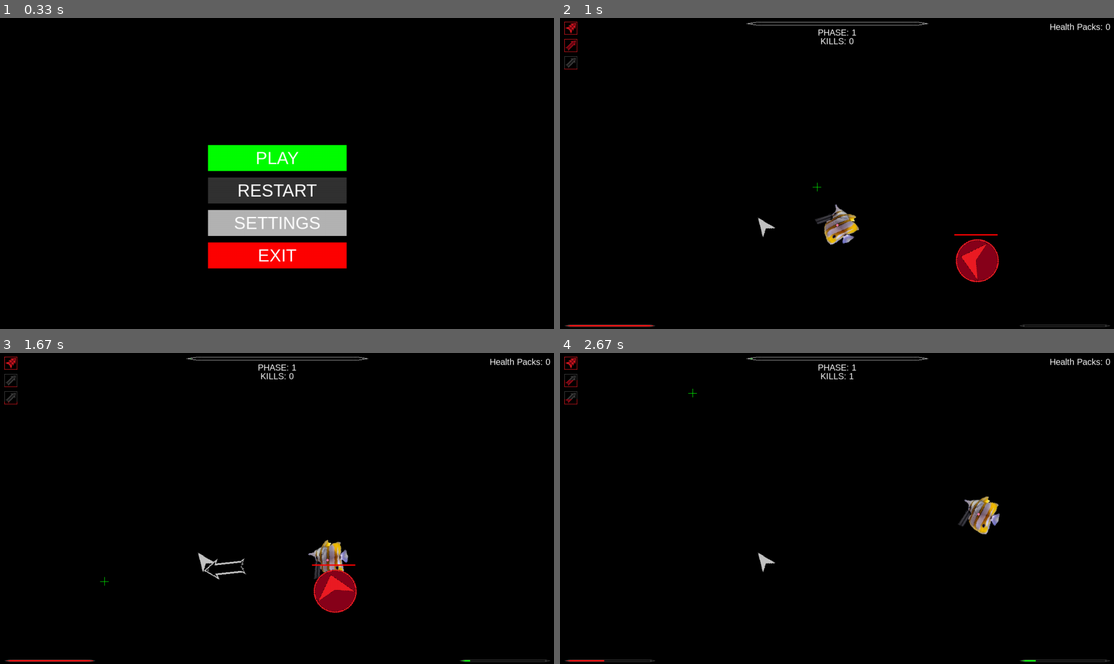
Above: before the commit, frames 1-4 (two rows, left to right).
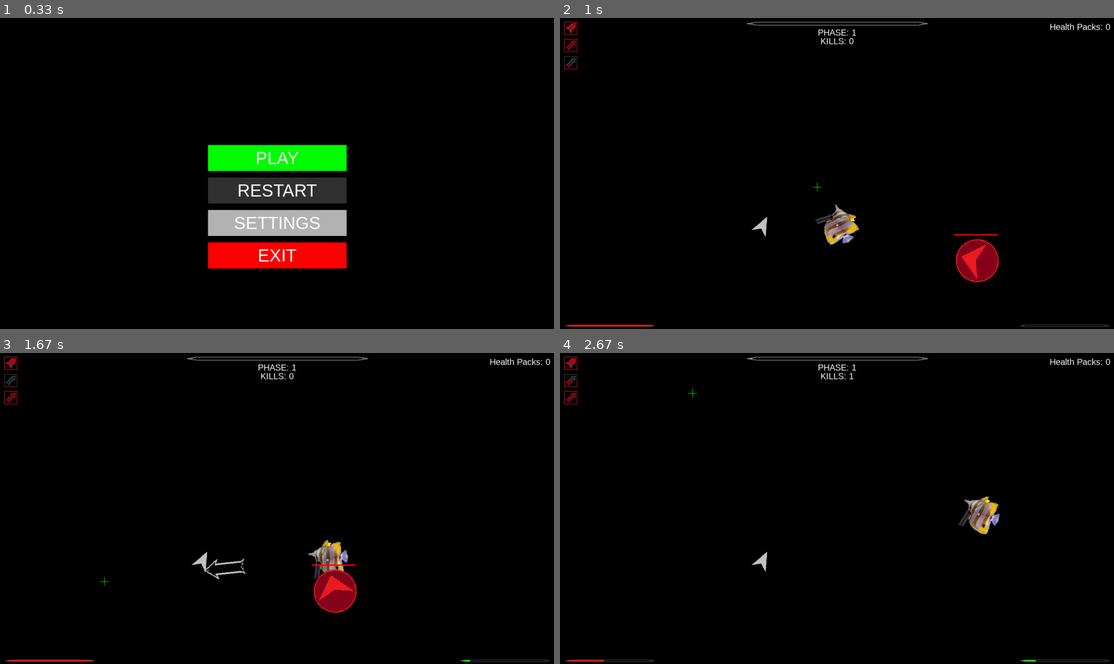
Above: after the commit, the same moments.

Repository: Jacob1Carter/BulletHellPygame
Game: pygame game, started from main.py
Same seed, same stepped clock (60 frames per second), same inputs: the game is played once before the commit and once after it.
Inputs (mouse positions are in pixels of both pictures, inside the frame that each line leads up to):
- Up to frame 1 (0.33 s): no input
- Up to frame 2 (1 s): click (814, 185) at 0.38 s; tap Q at 0.67 s
- Up to frame 3 (1.67 s): click (105, 461) at 1.05 s; hold D from 1.33 s (still down); click (105, 580) at 1.42 s; tap E at 1.48 s
- Up to frame 4 (2.67 s): release D at 1.8 s; hold W 1.83-2.13 s; click (1041, 617) at 1.92 s; hold D 2.17-2.63 s; click (692, 393) at 2.25 s

Frame 1 is identical in both runs. In frame 2, less than 0.1% of the frame differs, in the area x 0-50%, y 15-71%; in frame 3, 0.1%, in the area x 0-58%, y 12-71%; in frame 4, 0.1%.

Commit message:
More slash improvements

Diff:
--- a/entities.py
+++ b/entities.py
@@ -190,7 +190,7 @@
         self.r_cooldown_f = -1
         self.r_active_cooldown = self.r_cooldown
         self.slash_ico_i = -1
-        self.slash_cooldown = 5 * main.FPS
+        self.slash_cooldown = 1 * main.FPS  #   5
         self.slash_cooldown_f = -1
         self.slash_active_cooldown = self.slash_cooldown
         self.bullet_img = main.pygame.transform.scale(
@@ -298,6 +298,8 @@
 
         self.rect.center = (int(self.x), int(self.y))
 
+        self.angle = -330
+
         self.vel = 5 / main.FPS
         self.arc = 120
         self.cast_time = 30 * main.FPS
--- a/main.py
+++ b/main.py
@@ -51,7 +51,8 @@
 
         #   Face player
 
-        enemies[enemy].angle = (360 - math.atan2(player.y - enemies[enemy].y, player.x - enemies[enemy].x) * 180 / math.pi) - 90
+        enemies[enemy].angle = (360 - math.atan2(player.y - enemies[enemy].y,
+                                                 player.x - enemies[enemy].x) * 180 / math.pi) - 90
         rot_image = pygame.transform.rotate(enemies[enemy].img, enemies[enemy].angle)
         enemies[enemy].rect = rot_image.get_rect(center=(enemies[enemy].x, enemies[enemy].y))
 
@@ -256,7 +257,7 @@
 def handle_slashes(slashes, player):
     #   rotate and move
     for slash in slashes:
-        print(slash.angle)
+        #   print(slash.angle)
 
         pass
 
@@ -268,10 +269,9 @@
 
         """
 
-        rotation_angle = -math.degrees(slash.angle) + 180
+        rotation_angle = slash.angle  # -math.degrees(slash.angle) + 180
         slash.rotated_img = pygame.transform.rotate(slash.img, rotation_angle)
         slash.rect = slash.rotated_img.get_rect(center=(slash.x, slash.y))
-
 
 
 def handle_rockets(rockets, player, enemies, bullets):
@@ -349,9 +349,6 @@
             health_packs,
             reticule, phase, runtime, ui):
     WIN.fill(COLOURS["black"])
-
-    #   Show health packs
-
     for pack in health_packs:
         WIN.blit(pack.img, pack.rect)
 
@@ -398,7 +395,8 @@
     pygame.display.update()
 
 
-def display_ui(player, enemies, dashes, r_icos, slash_icos, attribute_bar_ico, progress_bar_ico, reticule, phase, runtime):
+def display_ui(player, enemies, dashes, r_icos, slash_icos, attribute_bar_ico, progress_bar_ico, reticule, phase,
+               runtime):
     for enemy in enemies:
         pygame.draw.rect(WIN, COLOURS["red"], pygame.Rect(
             (enemies[enemy].x - (enemies[enemy].width / 2)),
@@ -454,7 +452,8 @@
     kill_text = FONT3.render("KILLS: {}".format(player.kills), True, COLOURS["white"])
     WIN.blit(kill_text, (((WIDTH / 2) - (kill_text.get_width() / 2)), (20 + kill_text.get_height())))
 
-    healthpack_text = FONT3.render("Health Packs: {}".format(len(player.collected_health_packs)), True, COLOURS["white"])
+    healthpack_text = FONT3.render("Health Packs: {}".format(len(player.collected_health_packs)), True,
+                                   COLOURS["white"])
     WIN.blit(healthpack_text, (WIDTH - healthpack_text.get_width() - 10, 0 + 10))
 
     pygame.draw.rect(WIN, COLOURS["red"], pygame.Rect(15, HEIGHT - 8, (player.health / player.max_health) * 200, 1))
Binary file changed: Assets/fimsh-threat.png
